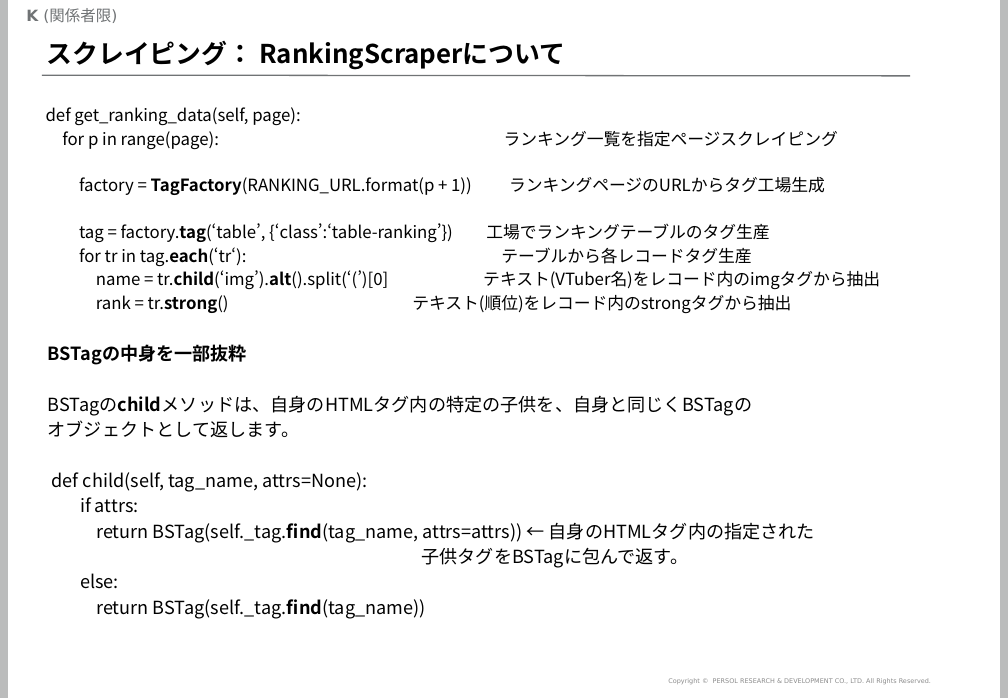
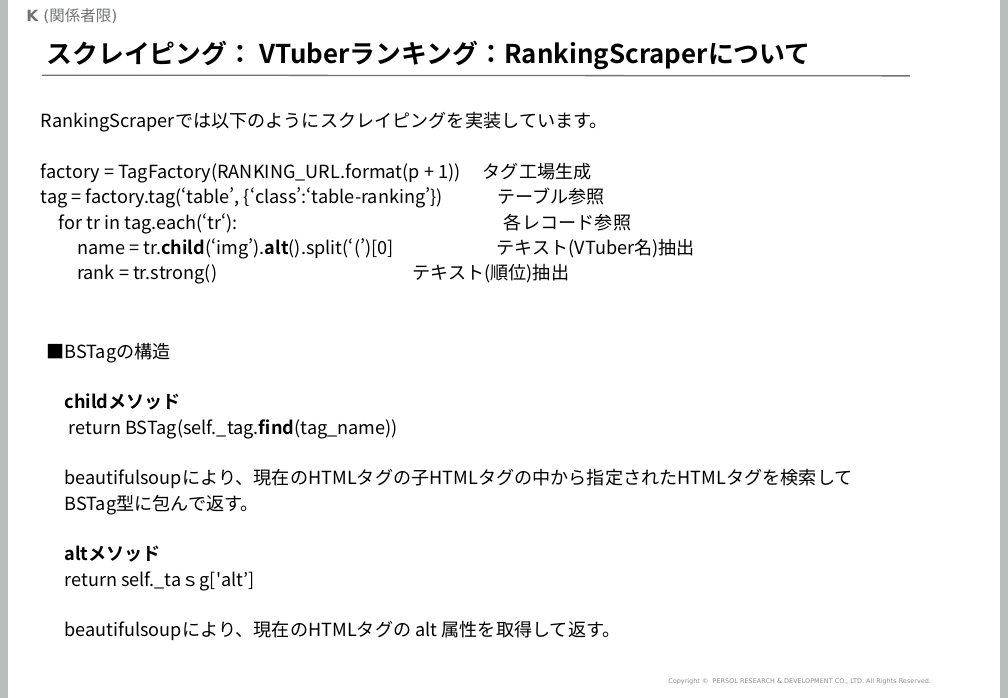
Before and after one commit to mogrodown/python_session, a slide deck: slide 24 of doc/python中級講座_2020.pptx (slide 22 before the commit). Drawn at 1008x698 pixels with LibreOffice and Linux fonts; fonts in the diff are those of the drawing; background and template pictures are left out. Boxes give left, top, right and bottom in pixels: in the first picture for what was removed or moved away, otherwise in the second. Text is boxed around its words. In the diff, an @@ line names an element or a change of style, - is before the commit and + after.

```diff
--- a/doc/python中級講座_2020.pptx
+++ b/doc/python中級講座_2020.pptx
@@ title at [46, 41, 810, 69]: text changed @@
-スクレイピング： RankingScraperについて
+スクレイピング： VTuberランキング：RankingScraperについて
@@ text at [41, 111, 694, 284]: text changed; size 12.9 to 14 pt @@
-def get_ranking_data(self, page):
-for p in range(page): ランキング一覧を指定ページスクレイピング
-factory = TagFactory(RANKING_URL.format(p + 1)) ランキングページのURLからタグ工場生成
-tag = factory.tag(‘table’, {‘class’:‘table-ranking’}) 工場でランキングテーブルのタグ生産
-for tr in tag.each(‘tr‘): テーブルから各レコードタグ生産
-name = tr.child(‘img’).alt().split(‘(’)[0] テキスト(VTuber名)をレコード内のimgタグから抽出
-rank = tr.strong() テキスト(順位)をレコード内のstrongタグから抽出
+RankingScraperでは以下のようにスクレイピングを実装しています。
+factory = TagFactory(RANKING_URL.format(p + 1)) タグ工場生成
+tag = factory.tag(‘table’, {‘class’:‘table-ranking’}) テーブル参照
+for tr in tag.each(‘tr‘): 各レコード参照
+name = tr.child(‘img’).alt().split(‘(’)[0] テキスト(VTuber名)抽出
+rank = tr.strong() テキスト(順位)抽出
@@ text added at [46, 342, 853, 640], 14 pt, text #000000 @@
+■BSTagの構造
+childメソッド
+return BSTag(self._tag.find(tag_name))
+beautifulsoupにより、現在のHTMLタグの子HTMLタグの中から指定されたHTMLタグを検索して
+BSTag型に包んで返す。
+altメソッド
+return self._taｓg['alt’]
+beautifulsoupにより、現在のHTMLタグの alt 属性を取得して返す。
@@ text removed at [48, 344, 815, 615] @@
-BSTagの中身を一部抜粋
-BSTagのchildメソッドは、自身のHTMLタグ内の特定の子供を、自身と同じくBSTagの
-オブジェクトとして返します。
-def child(self, tag_name, attrs=None):
-if attrs:
-return BSTag(self._tag.find(tag_name, attrs=attrs)) ← 自身のHTMLタグ内の指定された
-子供タグをBSTagに包んで返す。
-else:
-return BSTag(self._tag.find(tag_name))
```
Also in this commit, not shown: 21 other slides changed, 3 slides added, 1 other file.
